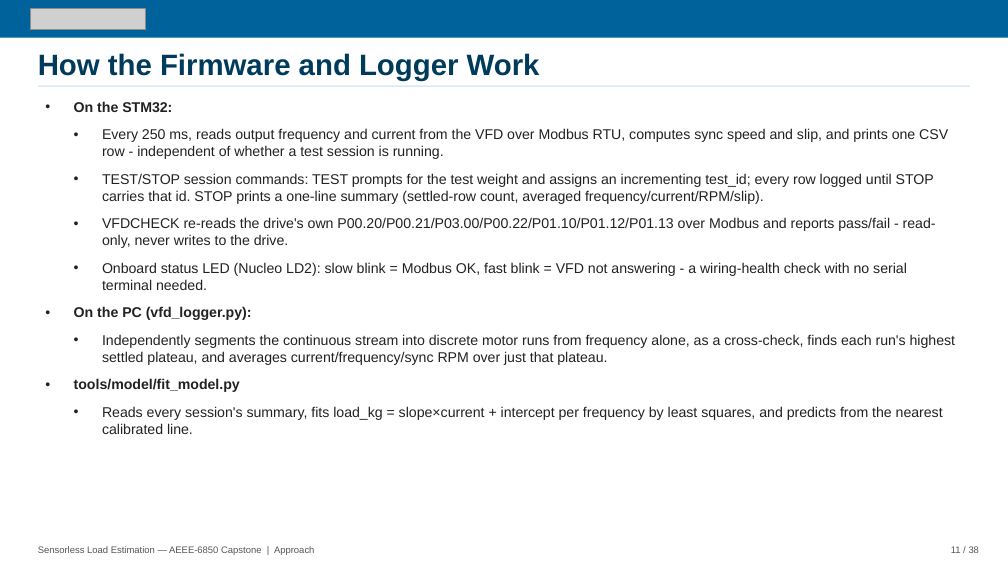
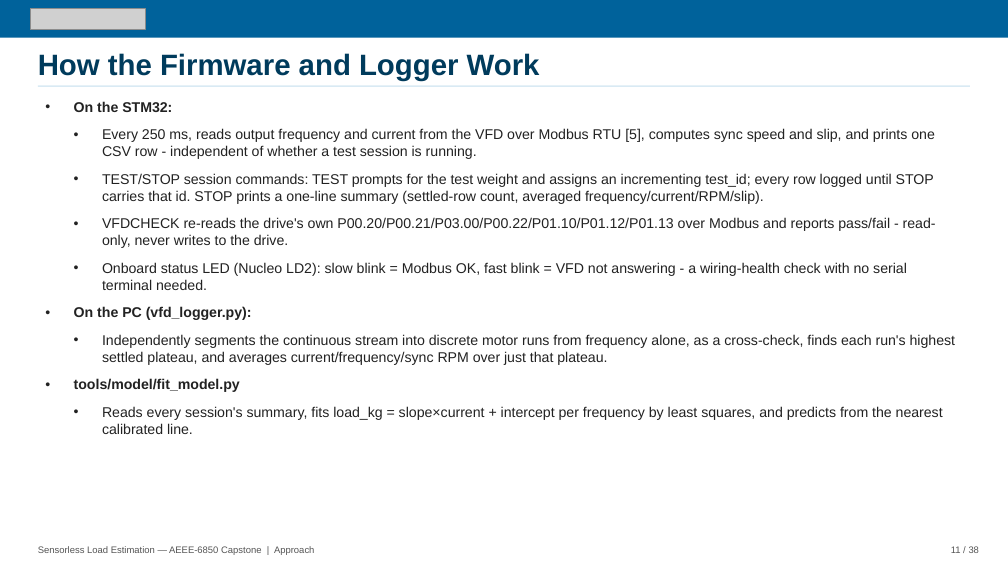
Before and after one commit to David-4529/Capstone, a slide deck: slide 11 of docs/paper/Sensorless_Load_Estimation_Deck_Rev17.pptx. Drawn at 1008x567 pixels with LibreOffice and Linux fonts; fonts in the diff are those of the drawing; grey boxes stand for pictures. Boxes give left, top, right and bottom in pixels: in the first picture for what was removed or moved away, otherwise in the second. Text is boxed around its words. In the diff, an @@ line names an element or a change of style, - is before the commit and + after.

```diff
--- a/docs/paper/Sensorless_Load_Estimation_Deck_Rev17.pptx
+++ b/docs/paper/Sensorless_Load_Estimation_Deck_Rev17.pptx
@@ text at (x1=102, y1=128, x2=935, y2=159): text changed @@
-  • Every 250 ms, reads output frequency and current from the VFD over Modbus RTU, computes sync speed and slip, and prints one CSV row - independent of whether a test session is running.
+  • Every 250 ms, reads output frequency and current from the VFD over Modbus RTU [5], computes sync speed and slip, and prints one CSV row - independent of whether a test session is running.
```
Also in this commit, not shown: 6 other slides changed.
